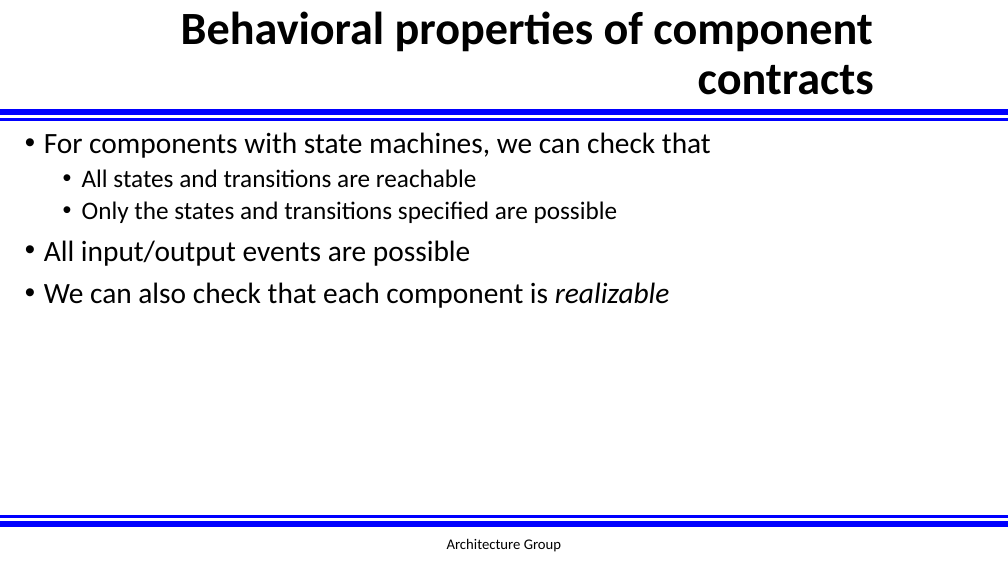
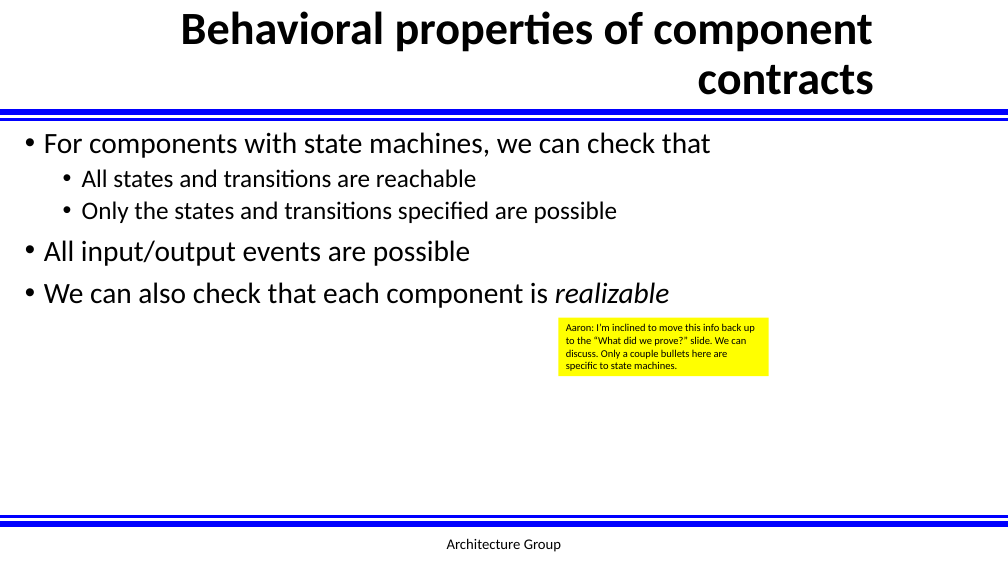
Before and after one commit to afrl-rq/OpenUxAS-SoI, a slide deck: slide 24 of presentations/S5_SoI_Architecture_Group.pptx. Drawn at 1008x567 pixels with LibreOffice and Linux fonts; fonts in the diff are those of the drawing; background and template pictures are left out. Boxes give left, top, right and bottom in pixels: in the first picture for what was removed or moved away, otherwise in the second. Text is boxed around its words. In the diff, an @@ line names an element or a change of style, - is before the commit and + after.

```diff
--- a/presentations/S5_SoI_Architecture_Group.pptx
+++ b/presentations/S5_SoI_Architecture_Group.pptx
@@ rectangle added at (559,318,769,376), fill #FFFF00, 10 pt, text #000000 @@
+Aaron: I’m inclined to move this info back up to the “What did we prove?” slide. We can discuss. Only a couple bullets here are specific to state machines.
```
Also in this commit, not shown: 12 other slides changed, 10 slides added, 11 slides removed.
